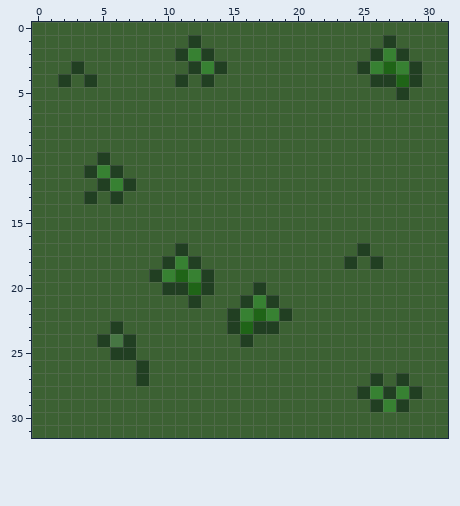
Pixel-art sprite -- assets/img/grass/2.png. Above: the version before the commit.
The file is 32x32 pixels.
The same view after the edit:
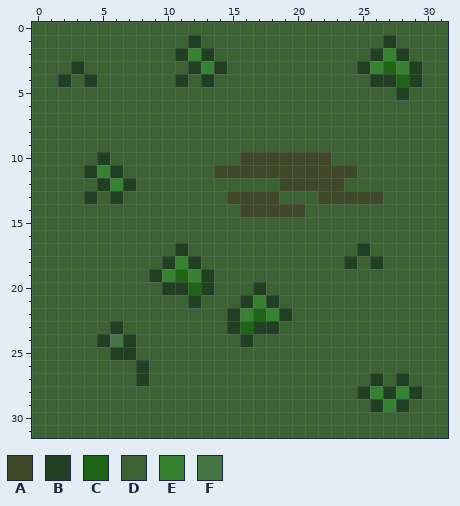
Palette (. is transparent): A #3f4828  B #213f22  C #1f6417  D #3c6133  E #378132  F #467643
Edits made:
@@ x 12..28 @@
  9 DDDDDDDDDDDDDDDDD
-10 DDDDDDDDDDDDDDDDD
-11 DDDDDDDDDDDDDDDDD
-12 DDDDDDDDDDDDDDDDD
-13 DDDDDDDDDDDDDDDDD
-14 DDDDDDDDDDDDDDDDD
+10 DDDDAAAAAAADDDDDD
+11 DDAAAAAAAAAAADDDD
+12 DDDDDDDAAAAADDDDD
+13 DDDAAAADDDAAAAADD
+14 DDDDAAAAADDDDDDDD
 15 DDDDDDDDDDDDDDDDD
